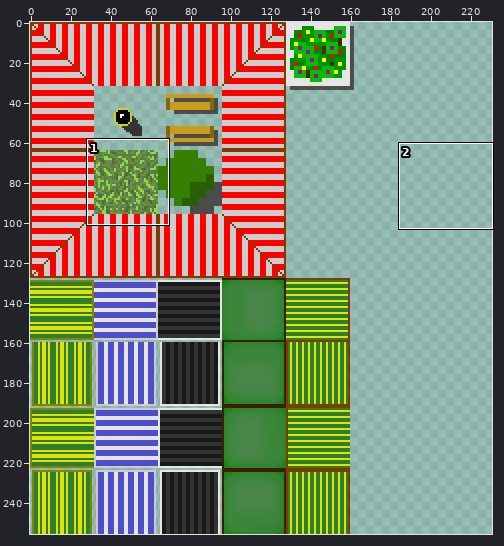
One commit to this sprite sheet: assets/gfx/Awnings.png. The picture above shows the old version from afar; the outline marks the close-up.
Close-up. Old version:
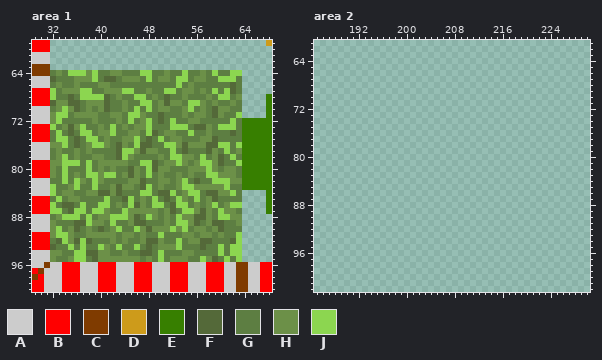
The file is 256x256 pixels. Colours within 5 levels of each other are drawn and written as one. Shown: area 1: x 29..68, y 59..100; area 2: x 185..230, y 61..102. The wide view leaves out empty margins.
Palette (. is transparent): A #cccccc  B #ff0000  C #7f3b00  D #cd9b1b  E #377f00  F #546939  G #5d7e42  H #6c9048  J #8cd650
After the commit:
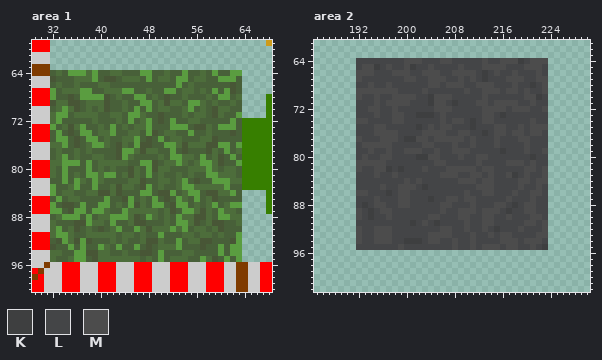
Colours new in this view: K #3e3f40  L #444547  M #4c4c4c
Difference:
colour F: #546939 -> #485636
colour G: #5d7e42 -> #486039
colour H: #6c9048 -> #4d6d3b
colour J: #8cd650 -> #5a9d40
Changed rows in their new state; - is a pixel that keeps its letter.
Area 2:
first column x 192:
 64 LLLLLLLLMMMLLLMMLLLLLMLLMMMKLMMM
 65 LMMKLMLLMKLLMLLLLMLLLMMMMLLLMMML
 66 MMMLLLMMMLLMMMLLMMMMLKLMLLMLLLML
 67 MLLLLLLLMMLLMMMLLMLMLKLLLMMMLLMM
 68 LLMLLMLLLLLLMMLMMMLLMMMLLLMLLKLM
 69 MMMMMMMLLLLMLLLLLLMLLMMMLMMLMLLM
 70 MLLMLLMMMMLLKMMMLLLLLMLLLLLLMMKL
 71 LLLMLMMMMLLLKMMLKLLLMMLMMMMLLMLL
 72 LLMMLLMLLLLLLMMMLLLLLMMMMLMMMLLM
 73 LLLMLLMMLLKKKLMLLLLLLMMLKLLLLLLL
 74 MMLLLLMMLLLLLLMLMMLKLMMLLLLLLMLL
 75 LLLMMLLLLLKLMLMMLLLKLLLMMLLMLMMM
 76 LLLMMMMLLLLMMMMLLMMLLKLMMLMMLMML
 77 MLLLMMMLKKMMLMMMMMLMLLLMLLLMMLLL
 78 LMMMMMLLLLLMMLLLMLLMLLLMLLLLMLLL
 79 LLMLLMLLMMMLLMLLMMMLLLLLKLLLMLLM
 80 LMLLMMLLLLKKMMLLLMLLMMLLLLLLLKLL
 81 MMMMMLLLLLLLLMMLLLLLMLLLLMMMLMLL
 82 MLLMMKLKLLLMLLLMMMMMLMMLLLLLMMLM
 83 LLLMLLMLLLLLLLMMMLLMMLMLLMKLMLLM
 84 LLLLLLLLMLMLLLLLLMMMLMMLLLLMMLMM
 85 LLLLMLLMMMLKLLLLLLLLMMMLLLLMLLML
 86 MMLLLKLMMLLLLLLLLLMLLMMLLLMLLMML
 87 LLLMLLLMMLLLKLLMMLMMLLLLLMLLLMLL
 88 LKLMMLLMMLLLLLMMLLLMLLLMMLKLMMLL
 89 MLKLMMLLLLLLLLMLLMMMLMMMLKLLMMLL
 90 MLKLLMLLLLLLMMLLLMMLLMMLLMLLLMML
 91 LLLLLLLLLKLMLKLLLLMLLMMLLLLLMMLM
 92 MLLMMMLLLLLLLLMMLLMLLMLKLLLMLLLM
 93 MLLMMMLLLLLLMMMMLLLMLLMLMMLLLLMM
 94 MLLMMMLLKKKLMMLLMLLMLLLLMMMLMMML
 95 LLLLLLLMLLLLLLLLMLLMLMMMLMMLLMLK
Changed places in both close-ups, as pixel boxes (x1, y1, x2, y2):
changed: (50, 70, 242, 262)
added: (356, 58, 548, 250)
